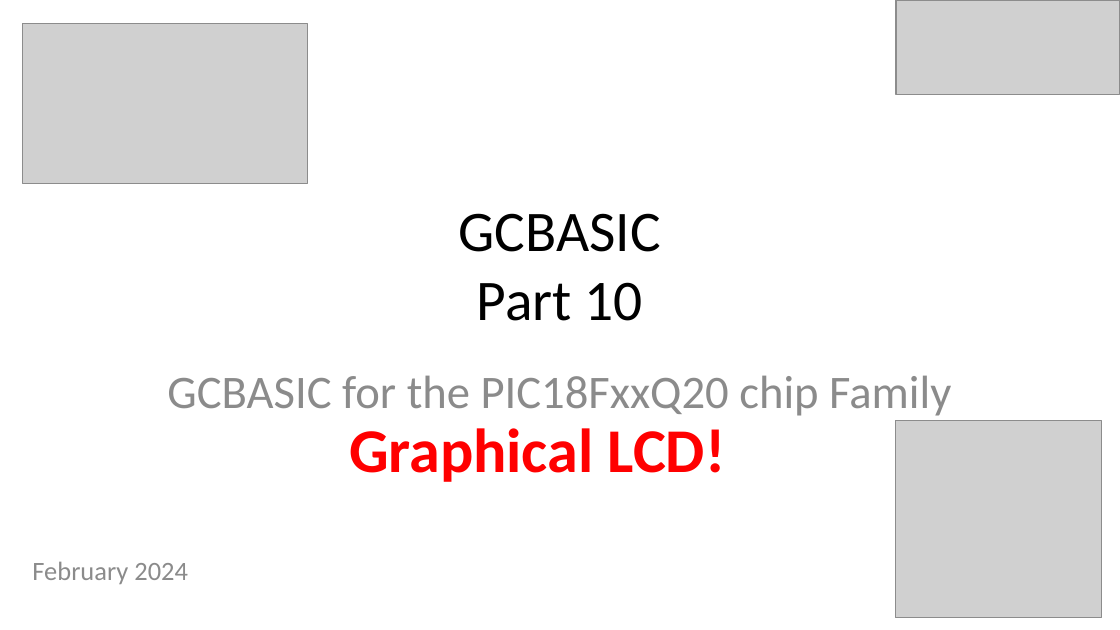
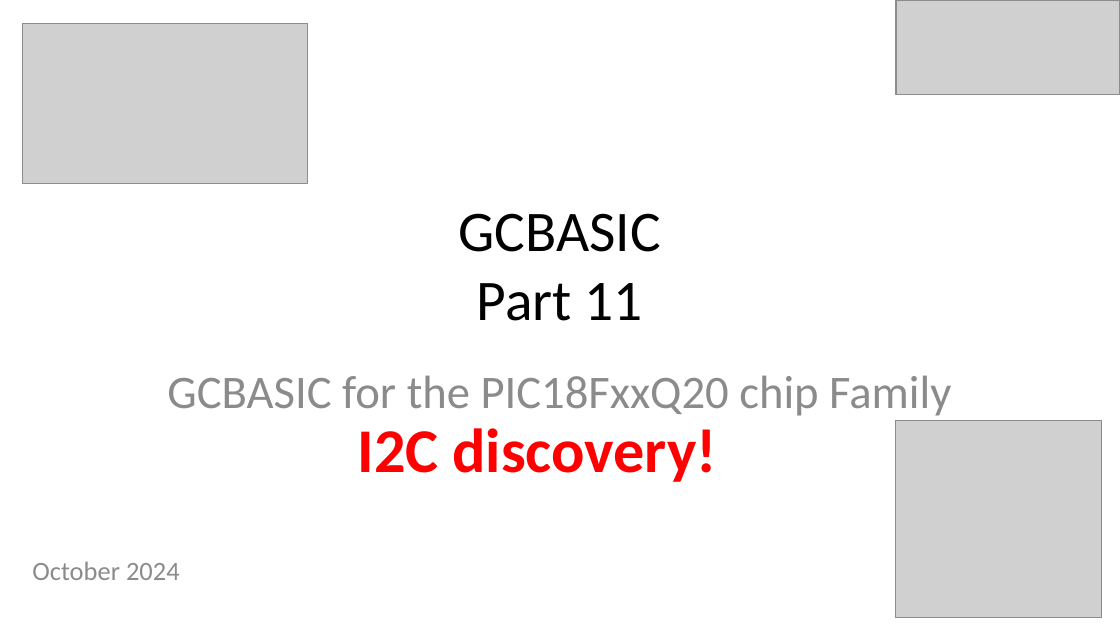
Before and after one commit to GreatCowBASIC/Demonstration_Sources, a slide deck: slide 1 of Vendor_Boards/Great_Cow_Basic_Demo_Board/18Fx6q20_ChipRange_Demonstrations/tutorials/GCBASIC_Part11.pptx. Drawn at 1120x630 pixels with LibreOffice and Linux fonts; fonts in the diff are those of the drawing; grey boxes stand for pictures. Boxes give left, top, right and bottom in pixels: in the first picture for what was removed or moved away, otherwise in the second. Text is boxed around its words. In the diff, an @@ line names an element or a change of style, - is before the commit and + after.

```diff
--- a/Vendor_Boards/Great_Cow_Basic_Demo_Board/18Fx6q20_ChipRange_Demonstrations/tutorials/GCBASIC_Part11.pptx
+++ b/Vendor_Boards/Great_Cow_Basic_Demo_Board/18Fx6q20_ChipRange_Demonstrations/tutorials/GCBASIC_Part11.pptx
@@ title at (x1=459, y1=213, x2=661, y2=321): text changed @@
-GCBASIC
-Part 10
+GCBASIC
+Part 11
@@ text at (x1=358, y1=428, x2=717, y2=482): text changed @@
-Graphical LCD!
+I2C discovery!
@@ subtitle at (x1=32, y1=561, x2=180, y2=580): text changed @@
-February 2024
+October 2024
```
Also in this commit, not shown: 4 other slides changed, 1 slide added, 31 other files.
